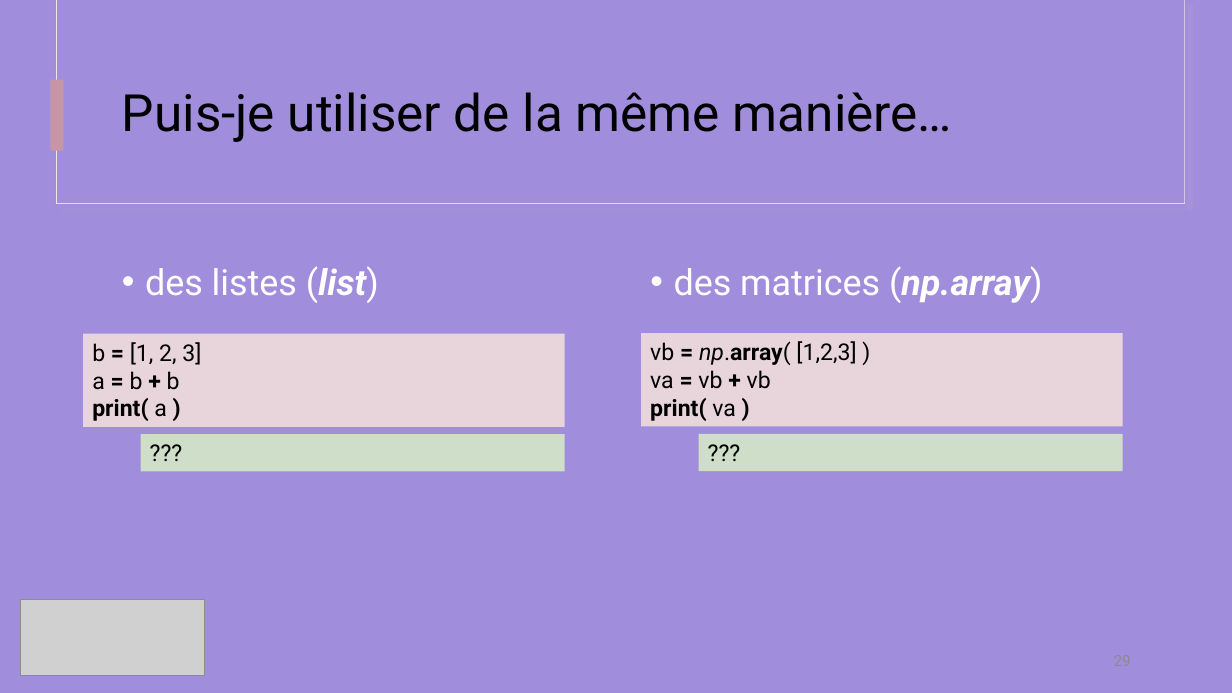
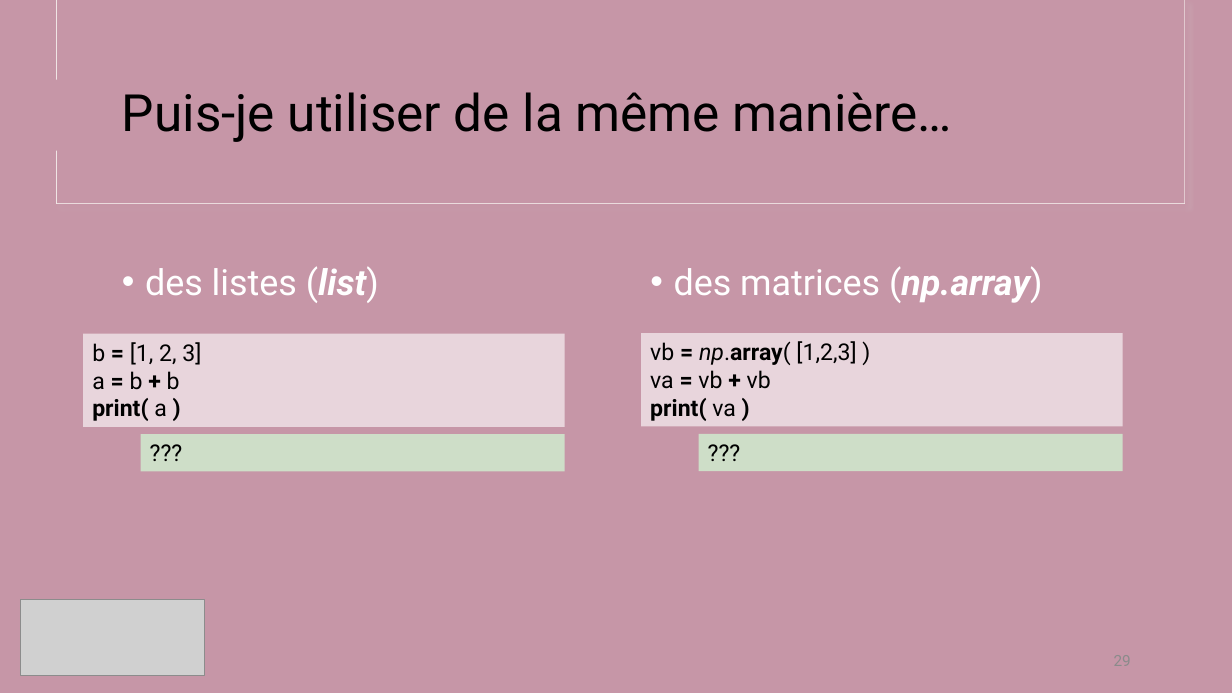
Before and after one commit to IOGS-Digital-Methods/semester-5, a slide deck: slide 29 of ONIP/onip_b1_methodes_numeriques/seance1_demistifier_python/B1_s1_1_Demystifier_Python.pptx. Drawn at 1232x693 pixels with LibreOffice and Linux fonts; fonts in the diff are those of the drawing; grey boxes stand for pictures. Boxes give left, top, right and bottom in pixels: in the first picture for what was removed or moved away, otherwise in the second. Text is boxed around its words. In the diff, an @@ line names an element or a change of style, - is before the commit and + after.

Commit message:
Update Slides

```diff
--- a/ONIP/onip_b1_methodes_numeriques/seance1_demistifier_python/B1_s1_1_Demystifier_Python.pptx
+++ b/ONIP/onip_b1_methodes_numeriques/seance1_demistifier_python/B1_s1_1_Demystifier_Python.pptx
@@ background #A08DDB to #C696A7 @@
@@ rectangle at (x1=56, y1=0, x2=1185, y2=204): fill #A08DDB to #C696A7 @@
@@ rectangle at (x1=57, y1=0, x2=1185, y2=203): fill #A08DDB to #C696A7 @@
```
Also in this commit, not shown: 1 other slide changed, 6 other files.
